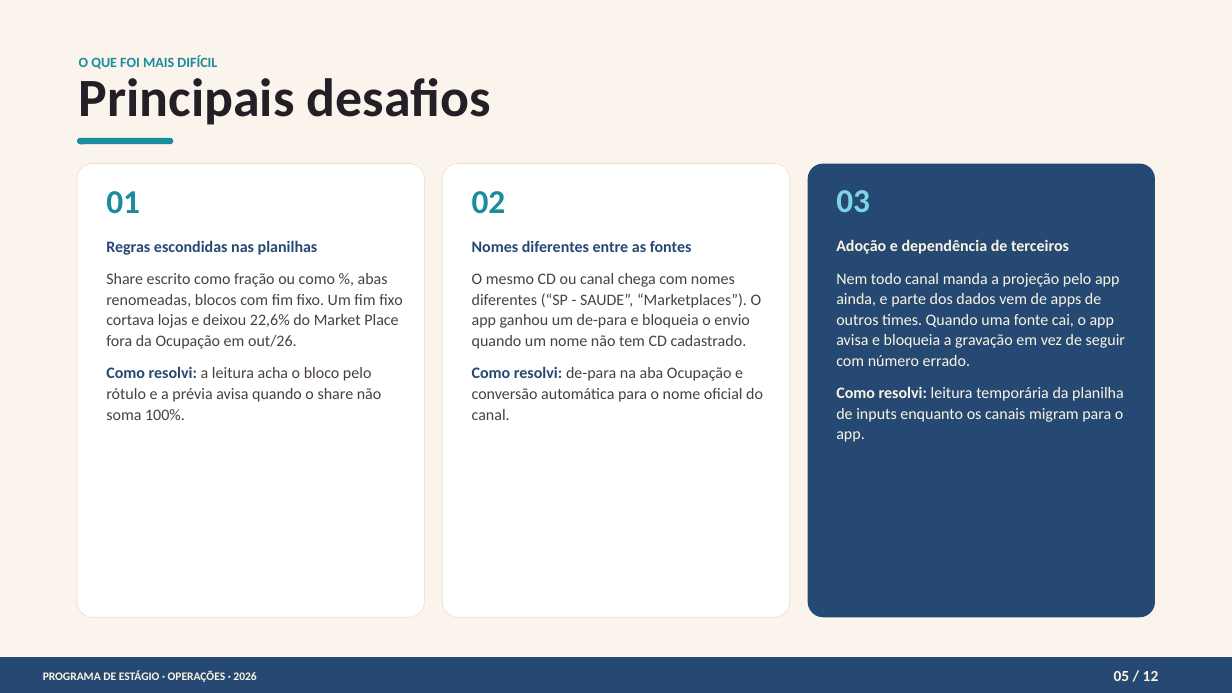
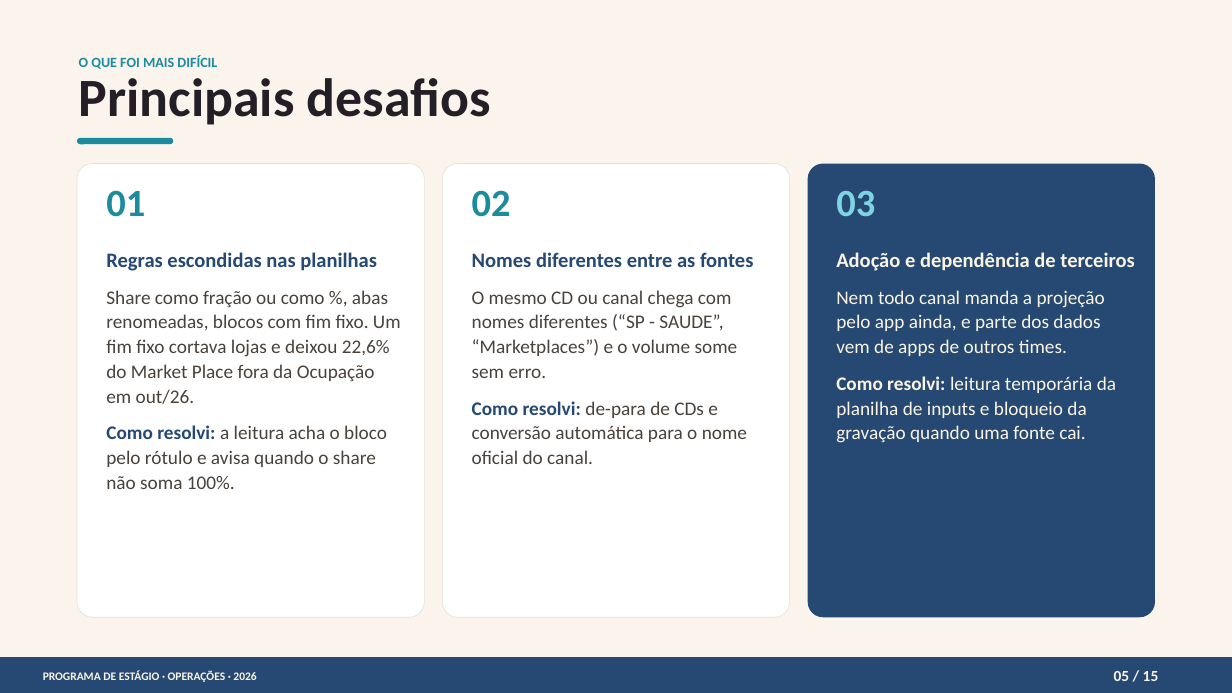
Before and after one commit to victortamay-hash/testeOSNI, a slide deck: slide 5 of Programa_Estagio_VictorEhitiItimuraTamay.pptx. Drawn at 1232x693 pixels with LibreOffice and Linux fonts; fonts in the diff are those of the drawing. Boxes give left, top, right and bottom in pixels: in the first picture for what was removed or moved away, otherwise in the second. Text is boxed around its words. In the diff, an @@ line names an element or a change of style, - is before the commit and + after.

```diff
--- a/Programa_Estagio_VictorEhitiItimuraTamay.pptx
+++ b/Programa_Estagio_VictorEhitiItimuraTamay.pptx
@@ size 39 to 45 pt in 3 elements at [836, 191, 875, 216], [106, 190, 145, 217], [472, 190, 511, 217] @@
@@ text "Regras escondidas nas planilhas": place and size @@
-text "Regras escondidas nas planilhas" at [106, 240, 402, 420]
+text "Regras escondidas nas planilhas" at [106, 252, 401, 489]
@@ text at [106, 252, 377, 271]: size 18.8 to 24 pt in "Regras escondidas nas planilhas" @@
@@ text "Nomes diferentes entre as fontes": place and size @@
-text "Nomes diferentes entre as fontes" at [472, 240, 763, 420]
+text "Nomes diferentes entre as fontes" at [472, 252, 753, 464]
@@ text at [472, 252, 753, 267]: size 18.8 to 24 pt in "Nomes diferentes entre as fontes" @@
@@ text "Adoção e dependência de terceiros": place and size @@
-text "Adoção e dependência de terceiros" at [836, 239, 1125, 442]
+text "Adoção e dependência de terceiros" at [836, 252, 1134, 443]
@@ text at [836, 252, 1134, 271]: size 18.8 to 24 pt in "Adoção e dependência de terceiros" @@
@@ text at [106, 290, 401, 489]: text changed; size 18.8 to 22.5 pt @@
-Share escrito como fração ou como %, abas renomeadas, blocos com fim fixo. Um fim fixo cortava lojas e deixou 22,6% do Market Place fora da Ocupação em out/26.
-Como resolvi: a leitura acha o bloco pelo rótulo e a prévia avisa quando o share não soma 100%.
+Share como fração ou como %, abas renomeadas, blocos com fim fixo. Um fim fixo cortava lojas e deixou 22,6% do Market Place fora da Ocupação em out/26.
+Como resolvi: a leitura acha o bloco pelo rótulo e avisa quando o share não soma 100%.
@@ text at [472, 290, 747, 464]: text changed; size 18.8 to 22.5 pt @@
-O mesmo CD ou canal chega com nomes diferentes (“SP - SAUDE”, “Marketplaces”). O app ganhou um de-para e bloqueia o envio quando um nome não tem CD cadastrado.
-Como resolvi: de-para na aba Ocupação e conversão automática para o nome oficial do canal.
+O mesmo CD ou canal chega com nomes diferentes (“SP - SAUDE”, “Marketplaces”) e o volume some sem erro.
+Como resolvi: de-para de CDs e conversão automática para o nome oficial do canal.
@@ text at [836, 290, 1116, 443]: text changed; size 18.8 to 22.5 pt @@
-Nem todo canal manda a projeção pelo app ainda, e parte dos dados vem de apps de outros times. Quando uma fonte cai, o app avisa e bloqueia a gravação em vez de seguir com número errado.
-Como resolvi: leitura temporária da planilha de inputs enquanto os canais migram para o app.
+Nem todo canal manda a projeção pelo app ainda, e parte dos dados vem de apps de outros times.
+Como resolvi: leitura temporária da planilha de inputs e bloqueio da gravação quando uma fonte cai.
@@ text at [1114, 671, 1159, 681]: text changed @@
-05 / 12
+05 / 15
```
Also in this commit, not shown: 10 other slides changed, 3 slides added.
